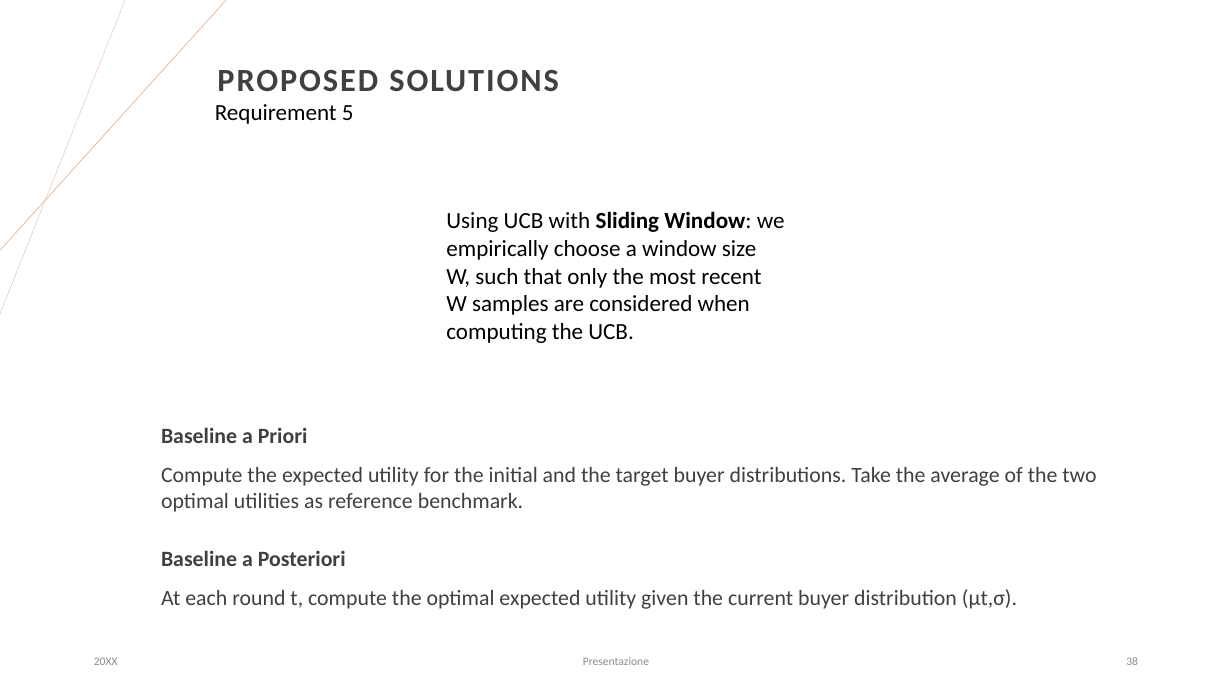
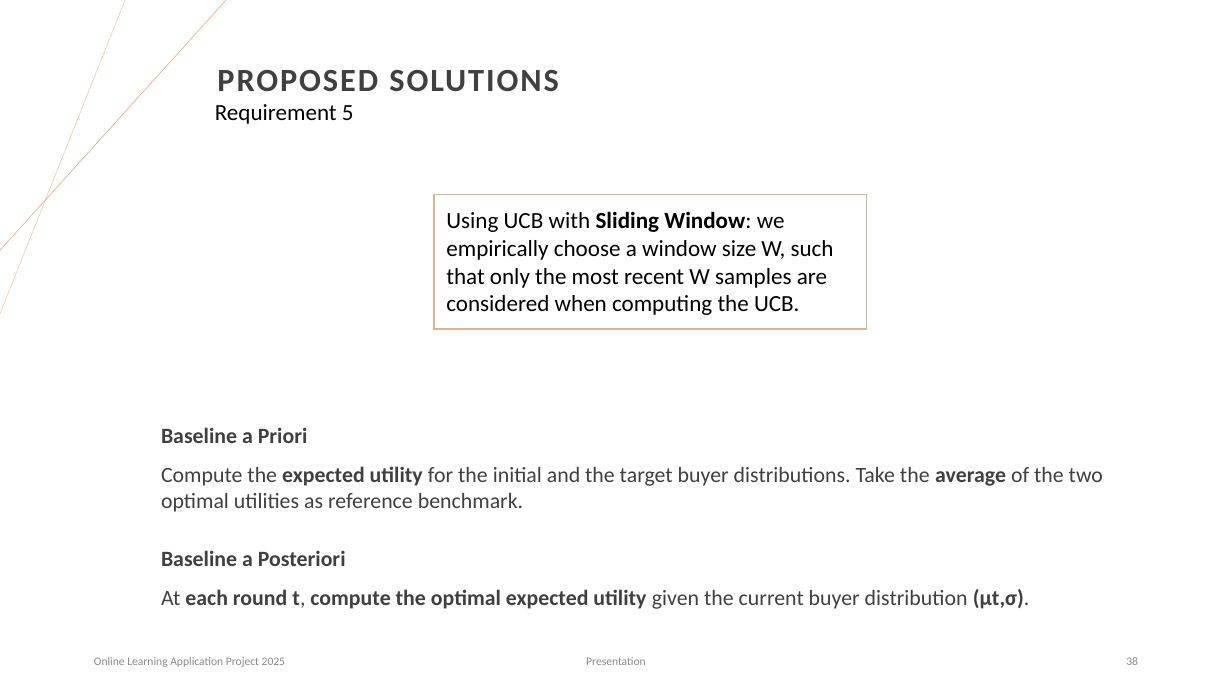
Before and after one commit to matteopasqual02/OLA-2025-project, a slide deck: slide 38 of OLA_Project.pptx. Drawn at 1232x693 pixels with LibreOffice and Linux fonts; fonts in the diff are those of the drawing. Boxes give left, top, right and bottom in pixels: in the first picture for what was removed or moved away, otherwise in the second. Text is boxed around its words. In the diff, an @@ line names an element or a change of style, - is before the commit and + after.

```diff
--- a/OLA_Project.pptx
+++ b/OLA_Project.pptx
@@ rectangle added at (434,194,867,329), outline #E2B18D 1 pt @@
@@ text "Using UCB with Sliding Window: ..." rewrapped from (446,211,785,343) to (446,211,834,315) @@
@@ text at (161,466,1103,512): bold on in "expected utility average" @@
@@ text at (161,589,1030,609): bold on in "each round t, compute the optimal expected ..." @@
@@ text at (94,657,285,667): text changed @@
-20XX
+Online Learning Application Project 2025
@@ text at (586,657,646,665): text changed @@
-Presentazione
+Presentation
```
Also in this commit, not shown: 35 other slides changed, 2 slides added, 1 other file.
